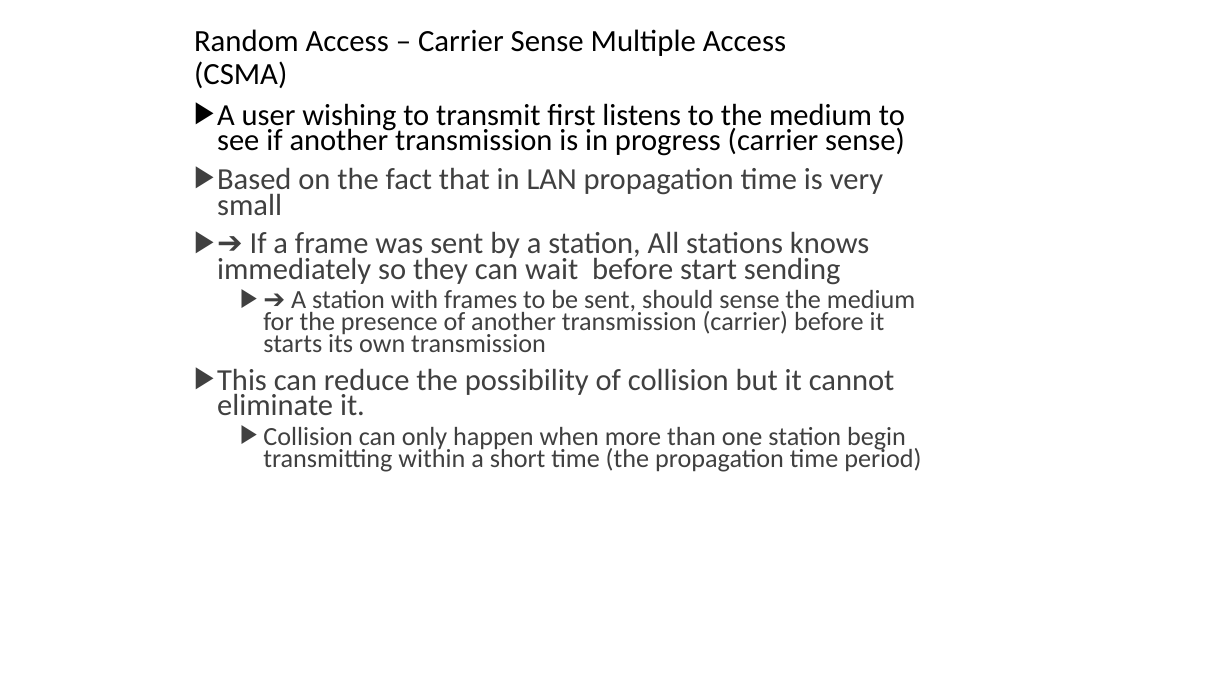
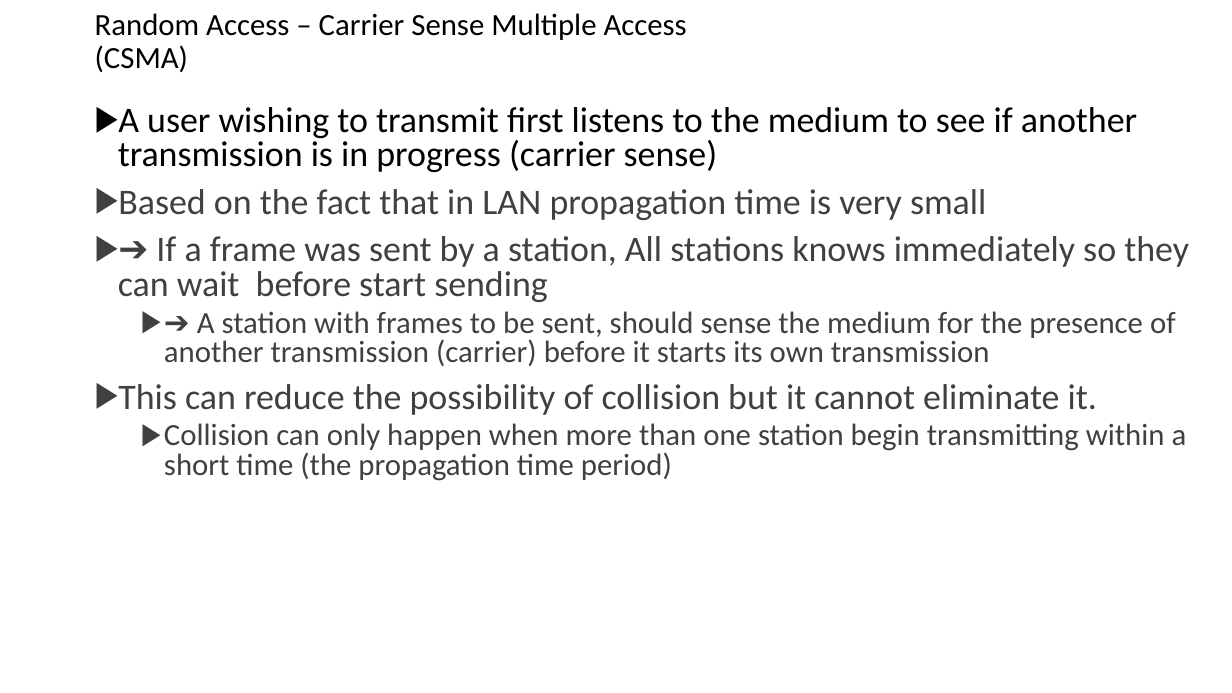
Before and after one commit to amelcharolinesgn2/DataNetCommunication, a slide deck: slide 20 of 6_8Network Communication_Multiple Access Control (MAC) Protocols.pptx. Drawn at 1232x693 pixels with LibreOffice and Linux fonts; fonts in the diff are those of the drawing. Boxes give left, top, right and bottom in pixels: in the first picture for what was removed or moved away, otherwise in the second. Text is boxed around its words. In the diff, an @@ line names an element or a change of style, - is before the commit and + after.

```diff
--- a/6_8Network Communication_Multiple Access Control (MAC) Protocols.pptx
+++ b/6_8Network Communication_Multiple Access Control (MAC) Protocols.pptx
@@ title "Random Access – Carrier Sense ...": place and size @@
-title "Random Access – Carrier Sense ..." at (194,29,786,88)
+title "Random Access – Carrier Sense ..." at (95,13,687,72)
@@ text "A user wishing to transmit ...": place and size @@
-text "A user wishing to transmit ..." at (217,103,921,472)
+text "A user wishing to transmit ..." at (118,107,1189,481)
@@ text "A user wishing to transmit ..." at (118,107,1189,481): size 23.8 to 28 pt in "A user wishing to transmit first listens ...", "Based on the fact that in LAN ...", "➔ If a frame was sent by ...", "This can reduce the possibility of collision ..."; size 20.4 to 24 pt in "➔ A station with frames to be ...", "Collision can only happen when more than ..."; line spacing 0.7 to 0.8 @@
```
Also in this commit, not shown: 31 other slides changed, 3 other files.
